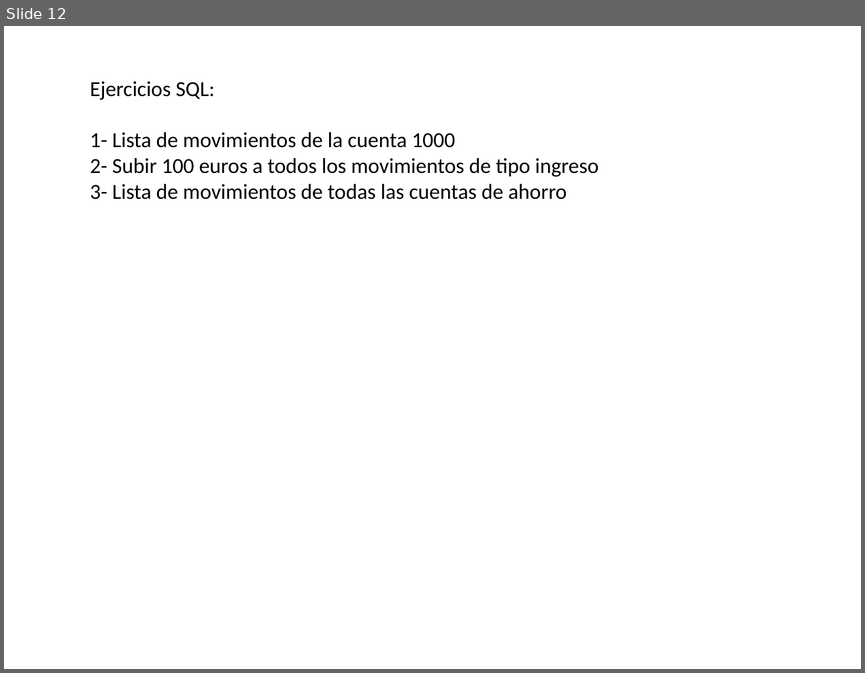
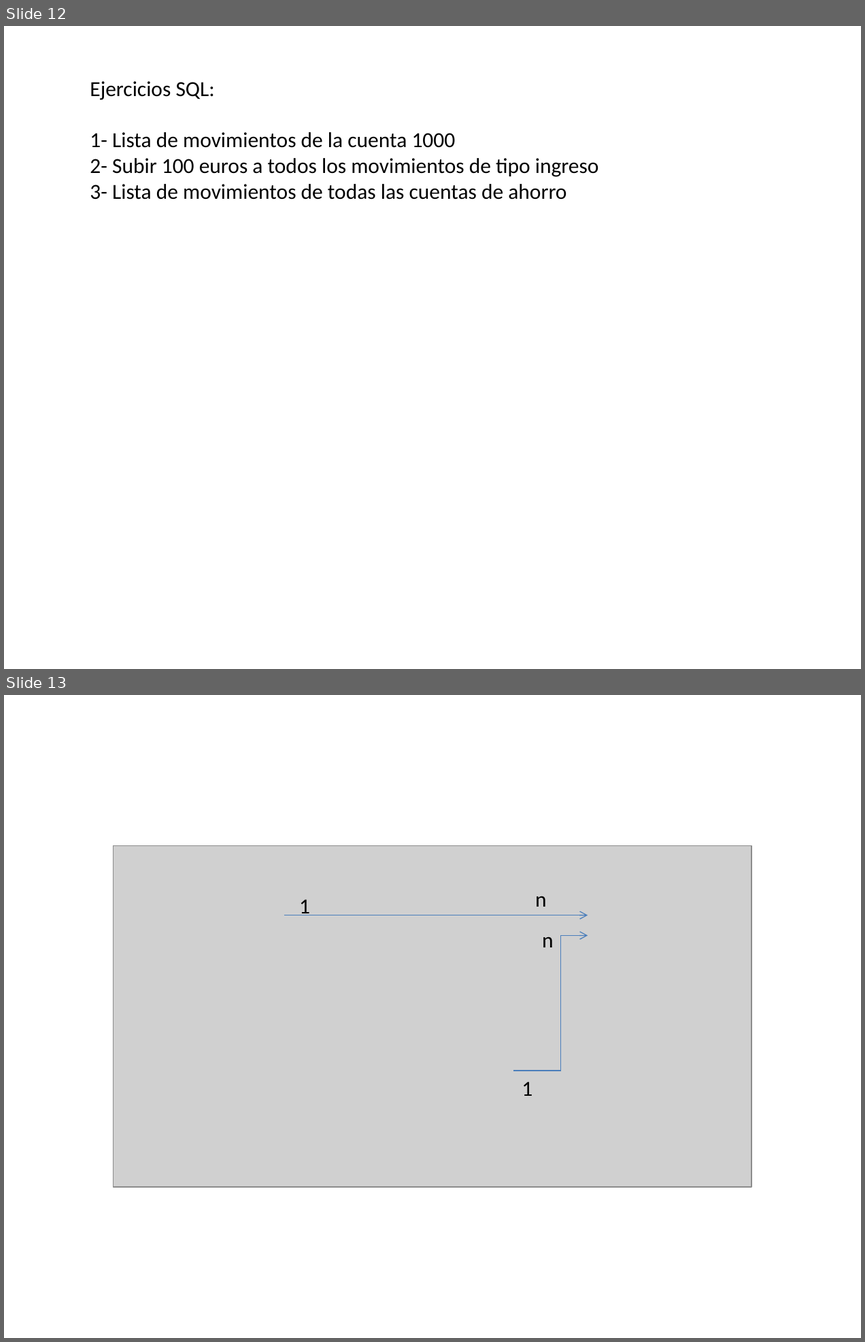
Before and after one commit to amartinsierra/angular2025, a slide deck: pizarra.pptx. Shown one above the other, each under a label of ours: slide 12 before the commit, slides 12 and 13 after it. The pictures are 865x673 and 865x1342 pixels, drawn with LibreOffice and Linux fonts; fonts in the diff are those of the drawing; grey boxes stand for pictures. Boxes give left, top, right and bottom in pixels: in the first picture for what was removed or moved away, otherwise in the second. Text is boxed around its words. In the diff, an @@ line names an element or a change of style, - is before the commit and + after.

```diff
--- a/pizarra.pptx
+++ b/pizarra.pptx
@@ slide 13 added at (x1=4, y1=695, x2=861, y2=1338), background #FFFFFF @@
@@ picture added at (x1=113, y1=846, x2=752, y2=1187) @@
@@ text added at (x1=535, y1=896, x2=547, y2=906), 18 pt, text #000000 @@
+n
@@ arrow added from (284, 915) to (587, 915), #4B7EBC 0.75 pt @@
@@ text added at (x1=299, y1=899, x2=310, y2=915), 18 pt, text #000000 @@
+1
@@ text added at (x1=542, y1=936, x2=553, y2=947), 18 pt, text #000000 @@
+n
@@ line added from (561, 1070) to (561, 936), #4B7EBC 0.75 pt @@
@@ arrow added from (561, 936) to (587, 936), #4B7EBC 0.75 pt @@
@@ line added from (513, 1070) to (561, 1070), #4B7EBC 0.75 pt @@
@@ text added at (x1=521, y1=1081, x2=532, y2=1096), 18 pt, text #000000 @@
+1
```
Also in this commit, not shown: 1 other slide added, 16 other files.
